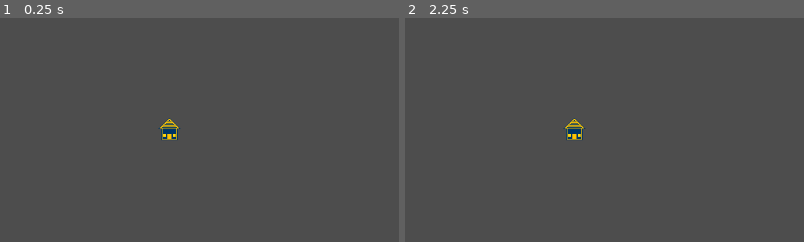
Above: before the commit, frames 1-2 (left to right).
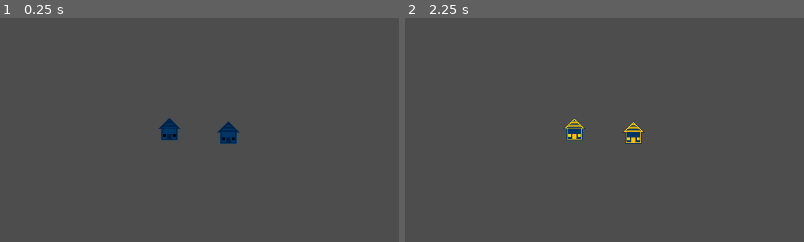
Above: after the commit, the same moments.

Repository: CWmain/BigModeGameJam2025
Game: Godot game, scene res://Levels/main_scene.tscn
Two runs of this game, one before a commit and one after it. Both use one fixed random seed, a clock stepped at 60 frames per second and the inputs below.
Inputs (mouse positions are % of the whole screen's width and height, from its top left):
- Up to frame 1 (0.25 s): no input
- Up to frame 2 (2.25 s): tap Enter at 0.5, 2 s; move the mouse to (72, 45) at 0.52 s; click (72, 45) at 0.6 s; tap Space at 1.25 s; move the mouse to (30, 55) at 1.27 s; click (30, 55) at 1.35 s; move the mouse to (60, 28) at 2.02 s; click (60, 28) at 2.1 s
The pictures show only the part of the screen within x 18-68%, y 15-65%; the shares and areas given below are measured in that part.

The runs differ from the first frame. In frame 1, 0.6% of the frame differs, in the area x 40-60%, y 44-57%; in frame 2, 0.3%.

Commit message:
Fixed issue of house setter not working correctly, implemented a basic demand manager for testing purposes. In the future it will select a random number to toggle

Diff:
--- a/Levels/main_scene.tscn
+++ b/Levels/main_scene.tscn
@@ -1,8 +1,14 @@
-[gd_scene load_steps=2 format=3 uid="uid://hyb3vvce52a8"]
+[gd_scene load_steps=3 format=3 uid="uid://hyb3vvce52a8"]
 
 [ext_resource type="PackedScene" uid="uid://dgyc2ihot57s7" path="res://Objects/House/house.tscn" id="1_x11gk"]
+[ext_resource type="PackedScene" uid="uid://3ywwd2acq657" path="res://Objects/DemandManager/demand_manager.tscn" id="2_rhm0s"]
 
 [node name="MainScene" type="Node2D"]
 
+[node name="House2" parent="." instance=ExtResource("1_x11gk")]
+position = Vector2(534, 265)
+
 [node name="House" parent="." instance=ExtResource("1_x11gk")]
 position = Vector2(449, 260)
+
+[node name="DemandManager" parent="." instance=ExtResource("2_rhm0s")]
--- /dev/null
+++ b/Objects/DemandManager/demand_manager.gd
@@ -0,0 +1,14 @@
+extends Node
+
+
+
+# Called every frame. 'delta' is the elapsed time since the previous frame.
+func _process(_delta):
+	if Input.is_action_just_pressed("Test_Click"):
+		toggleAllHouses()
+
+## Test function to ensure all homes toggle correctly
+func toggleAllHouses():
+	var demanaders = get_tree().get_nodes_in_group("Demander")
+	for d: House in demanaders:
+		d.isDemanding = !(d.isDemanding)
--- /dev/null
+++ b/Objects/DemandManager/demand_manager.tscn
@@ -0,0 +1,6 @@
+[gd_scene load_steps=2 format=3 uid="uid://3ywwd2acq657"]
+
+[ext_resource type="Script" path="res://Objects/DemandManager/demand_manager.gd" id="1_kygqp"]
+
+[node name="DemandManager" type="Node"]
+script = ExtResource("1_kygqp")
--- a/Objects/House/house.gd
+++ b/Objects/House/house.gd
@@ -12,7 +12,8 @@
 			dark.hide()
 			light.show()
 		else:
+			dark.show()
 			light.hide()
-			dark.show()
+		isDemanding = value
 
 var DEMAND: int = 100
--- a/Objects/House/house.tscn
+++ b/Objects/House/house.tscn
@@ -11,4 +11,5 @@
 texture = ExtResource("1_tkqb4")
 
 [node name="Light" type="Sprite2D" parent="."]
+visible = false
 texture = ExtResource("2_j8bnv")
--- a/project.godot
+++ b/project.godot
@@ -15,6 +15,14 @@
 config/features=PackedStringArray("4.2", "Forward Plus")
 config/icon="res://icon.svg"
 
+[input]
+
+Test_Click={
+"deadzone": 0.5,
+"events": [Object(InputEventMouseButton,"resource_local_to_scene":false,"resource_name":"","device":-1,"window_id":0,"alt_pressed":false,"shift_pressed":false,"ctrl_pressed":false,"meta_pressed":false,"button_mask":0,"position":Vector2(0, 0),"global_position":Vector2(0, 0),"factor":1.0,"button_index":1,"canceled":false,"pressed":false,"double_click":false,"script":null)
+]
+}
+
 [rendering]
 
 textures/canvas_textures/default_texture_filter=0
